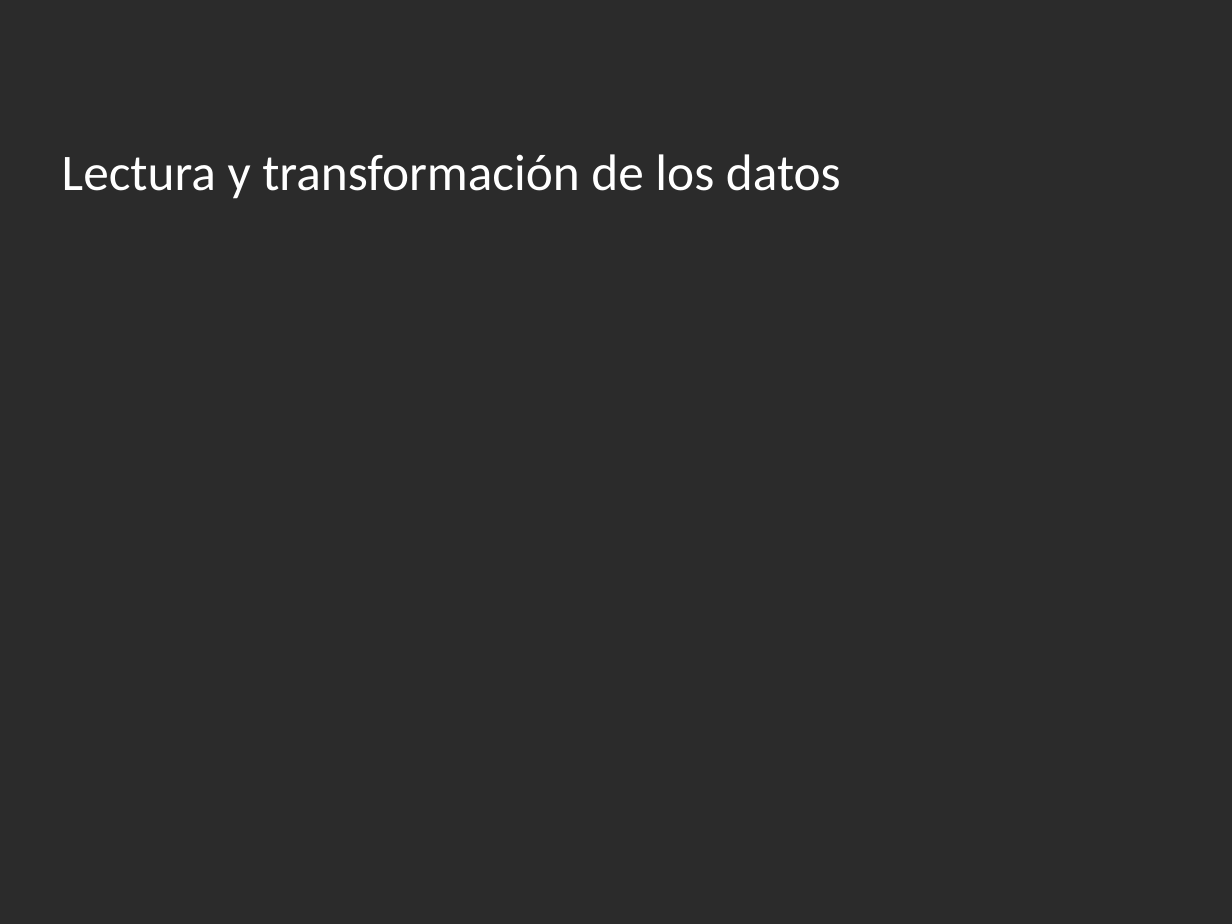
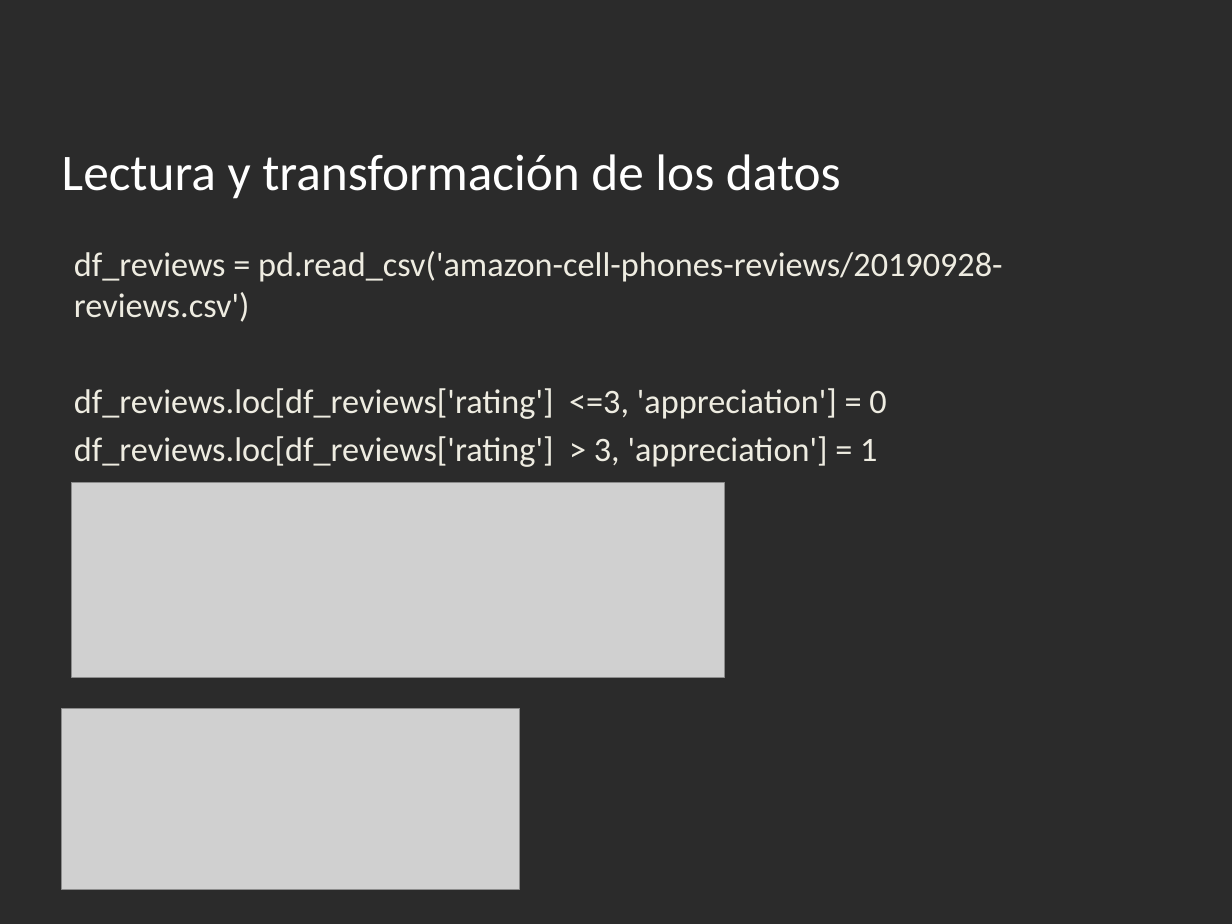
Before and after one commit to theRaffe/cerouno-project-npl, a slide deck: slide 6 of NLP_reviews_cellphones.pptx (slide 5 before the commit). Drawn at 1232x924 pixels with LibreOffice and Linux fonts; fonts in the diff are those of the drawing; grey boxes stand for pictures; background and template pictures are left out; a plain dark background stands for a picture behind light text. Boxes give left, top, right and bottom in pixels: in the first picture for what was removed or moved away, otherwise in the second. Text is boxed around its words. In the diff, an @@ line names an element or a change of style, - is before the commit and + after.

```diff
--- a/NLP_reviews_cellphones.pptx
+++ b/NLP_reviews_cellphones.pptx
@@ subtitle added at (74, 251, 1003, 467), 20 pt, text #EEECE1 @@
+df_reviews = pd.read_csv('amazon-cell-phones-reviews/20190928-reviews.csv')
+df_reviews.loc[df_reviews['rating'] <=3, 'appreciation'] = 0
+df_reviews.loc[df_reviews['rating'] > 3, 'appreciation'] = 1
@@ picture added at (71, 483, 724, 678) @@
@@ picture added at (62, 708, 520, 890) @@
```
Also in this commit, not shown: 2 other slides changed, 9 slides added, 2 other files.
